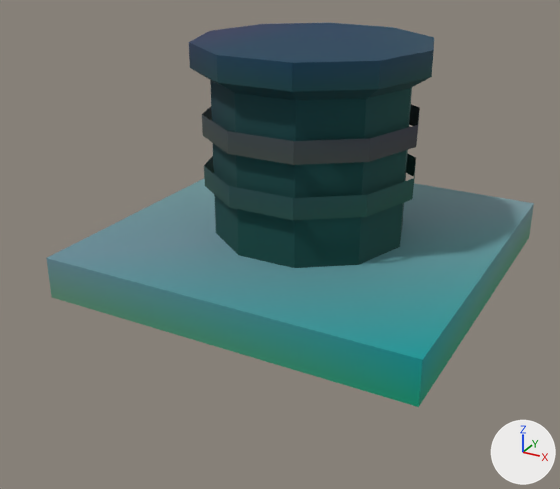
The glTF model assets/kit/capstan_base.glb, before and after one commit.
One viewpoint serves both versions: a 50 mm lens placed at (1.42, -2.86, 1.5), pointed at (0.08, -0.42, 0.28). Lighting does not change. The marker at lower right points along +X, +Y and +Z. The picture after the commit comes second. Vertices at exactly the same position are counted once.

The older version as bpy lines, for what is in view:
```python
me_cap_chain = bpy.data.meshes.new('cap_chain')
me_cap_chain.from_pydata(...)  # 20 vertices, 20 faces; spans x -0.46..0.46, y -0.437..0.437, z 0.4..0.49
me_cap_chain.materials.append(mat_m_iron)
me_cap_chain_001 = bpy.data.meshes.new('cap_chain.001')
me_cap_chain_001.from_pydata(...)  # 20 vertices, 20 faces; spans x -0.46..0.46, y -0.437..0.437, z 0.62..0.71
me_cap_chain_001.materials.append(mat_m_iron)
me_cap_drum = bpy.data.meshes.new('cap_drum')
me_cap_drum.from_pydata(...)  # 40 vertices, 76 faces; spans x -0.5..0.5, y -0.476..0.476, z 0.18..1.0
me_cap_drum.materials.append(mat_m_iron)
me_cap_plinth = bpy.data.meshes.new('cap_plinth')
me_cap_plinth.from_pydata(...)  # a box spanning x -0.8..0.8, y -0.8..0.8, z 0.0..0.18
me_cap_plinth.materials.append(mat_m_stone_dark)
ob_cap_chain = bpy.data.objects.new('cap_chain', me_cap_chain)
ob_cap_chain.location = (0.0, 0.0, 0.0)
ob_cap_chain_001 = bpy.data.objects.new('cap_chain.001', me_cap_chain_001)
ob_cap_chain_001.location = (0.0, 0.0, 0.0)
ob_cap_drum = bpy.data.objects.new('cap_drum', me_cap_drum)
ob_cap_drum.location = (0.0, 0.0, 0.0)
ob_cap_plinth = bpy.data.objects.new('cap_plinth', me_cap_plinth)
ob_cap_plinth.location = (0.0, 0.0, 0.0)
```
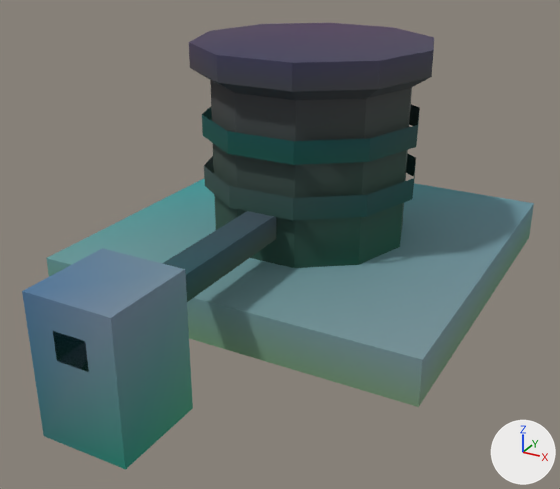
What differs and where, as boxes [x1, y1, x2, y2] in the pictures (560 x 489 px):
'cap_guide', added
    after: [22, 248, 193, 469]
'cap_lead', added
    after: [53, 211, 276, 372]
part 1 of me_cap_plinth, recoloured
    both: [48, 179, 533, 405]
part 2 of me_cap_plinth, recoloured
    before: [52, 206, 533, 407]
    after: [188, 206, 533, 407]
part 3 of me_cap_drum, recoloured (cyan to green)
    both: [216, 88, 412, 268]
part 4 of me_cap_drum, recoloured
    both: [191, 50, 434, 101]
part 5 of me_cap_drum, recoloured
    both: [210, 80, 412, 268]
part 6 of me_cap_drum, recoloured (blue to purple)
    both: [189, 23, 434, 91]
part 7 of me_cap_chain_001, recoloured
    both: [202, 107, 370, 165]
part 8 of me_cap_chain_001, recoloured
    both: [369, 104, 418, 162]
part 9 of me_cap_chain_001, recoloured
    both: [371, 125, 418, 161]

Edits to the bpy script that builds the scene:
```text
Change me_cap_plinth:
    where me_cap_plinth.from_pydata(...)  # 8 vertices, 12 faces; spans x -0.8..0.8, y -0.8..0.8, z 0.0..0.18
    used by ob_cap_plinth; location = (0.0, 0.0, 0.0)
    me_cap_plinth part 1: 5 faces centred in x -0.8..0.8, y -0.8..0.27, z 0.12..0.18 are repainted in the vertex colours; the middle colour goes from cyan #99daec to cyan #95e3ec
    me_cap_plinth part 2: 2 faces centred in x 0.27..0.8, y -0.8..0.27, z 0.06 are repainted in the vertex colours; the middle colour goes from green #62dfb2 to green #a1dcb2
Change me_cap_drum:
    where me_cap_drum.from_pydata(...)  # 40 vertices, 76 faces; spans x -0.5..0.5, y -0.476..0.476, z 0.18..1.0
    used by ob_cap_drum; location = (0.0, 0.0, 0.0)
    me_cap_drum part 3: 18 faces centred in x -0.393..0.393, y -0.399..0.399, z 0.18..0.403 are repainted in the vertex colours; the middle colour goes from cyan #00ccb2 to green #88eeb2
    me_cap_drum part 4: 16 faces centred in x -0.3..0.468, y -0.476..0.196, z 0.867..0.967 are repainted in the vertex colours; the middle colour goes from cyan #47c9c1 to light grey #cac9c1
    me_cap_drum part 5: 10 faces centred in x -0.393..0.393, y -0.399..0.399, z 0.627 are repainted in the vertex colours; the middle colour goes from cyan #14c9c0 to light grey #cdd1c0
    me_cap_drum part 6: 17 faces centred in x -0.468..0.468, y -0.476..0.476, z 0.967..1.0 are repainted in the vertex colours; the middle colour goes from blue #5bc1ef to purple #dbbeef
Change me_cap_chain_001:
    where me_cap_chain_001.from_pydata(...)  # 20 vertices, 20 faces; spans x -0.46..0.46, y -0.437..0.437, z 0.62..0.71
    used by ob_cap_chain_001; location = (0.0, 0.0, 0.0)
    me_cap_chain_001 part 7: 10 faces centred in x -0.431..0.295, y -0.437..0.18, z 0.65..0.68 are repainted in the vertex colours; the middle colour goes from pale green #c2d9c6 to cyan #00e6c6
    me_cap_chain_001 part 8: 4 faces centred in x -0.219..0.431, y -0.18..0.382, z 0.68 are repainted in the vertex colours; the middle colour goes from light grey #c7cece to cyan #8adcce
    me_cap_chain_001 part 9: 2 faces centred in x 0.401..0.431, y -0.09..0.18, z 0.65 are repainted in the vertex colours; the middle colour goes from light grey #c8cbbd to green #7ee0bd
Add me_cap_guide:
    me_cap_guide.from_pydata(...)  # a box spanning x -0.16..0.16, y -1.5..-1.16, z 0.0..0.5
    me_cap_guide.materials.append(mat_m_stone_dark)
Add me_cap_lead:
    me_cap_lead.from_pydata(...)  # a box spanning x -0.06..0.06, y -1.5..-0.42, z 0.3..0.4
    me_cap_lead.materials.append(mat_m_iron)
Add ob_cap_guide:
    ob_cap_guide = bpy.data.objects.new('cap_guide', me_cap_guide)
    ob_cap_guide.location = (0.0, 0.0, 0.0)
Add ob_cap_lead:
    ob_cap_lead = bpy.data.objects.new('cap_lead', me_cap_lead)
    ob_cap_lead.location = (0.0, 0.0, 0.0)
```
